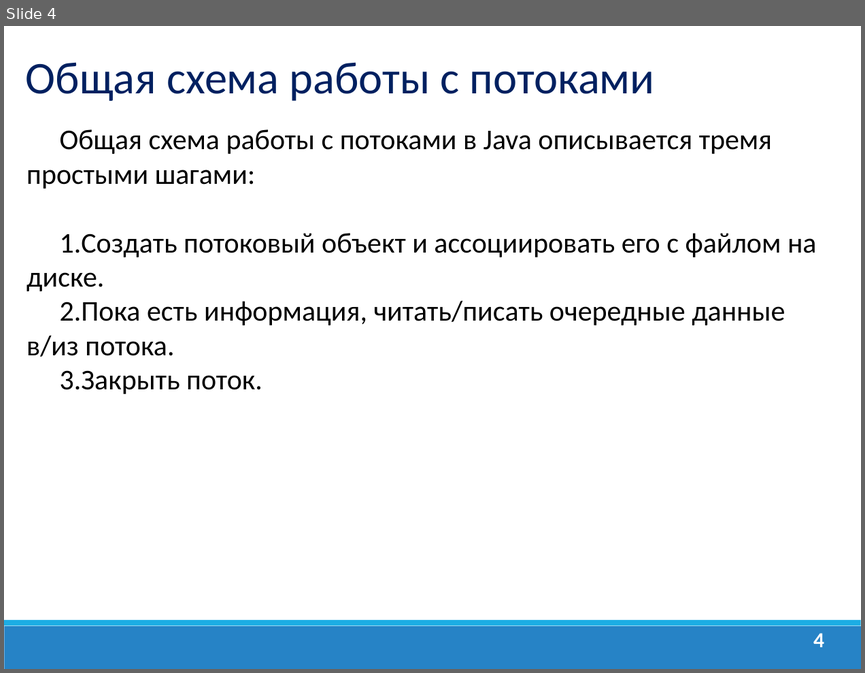
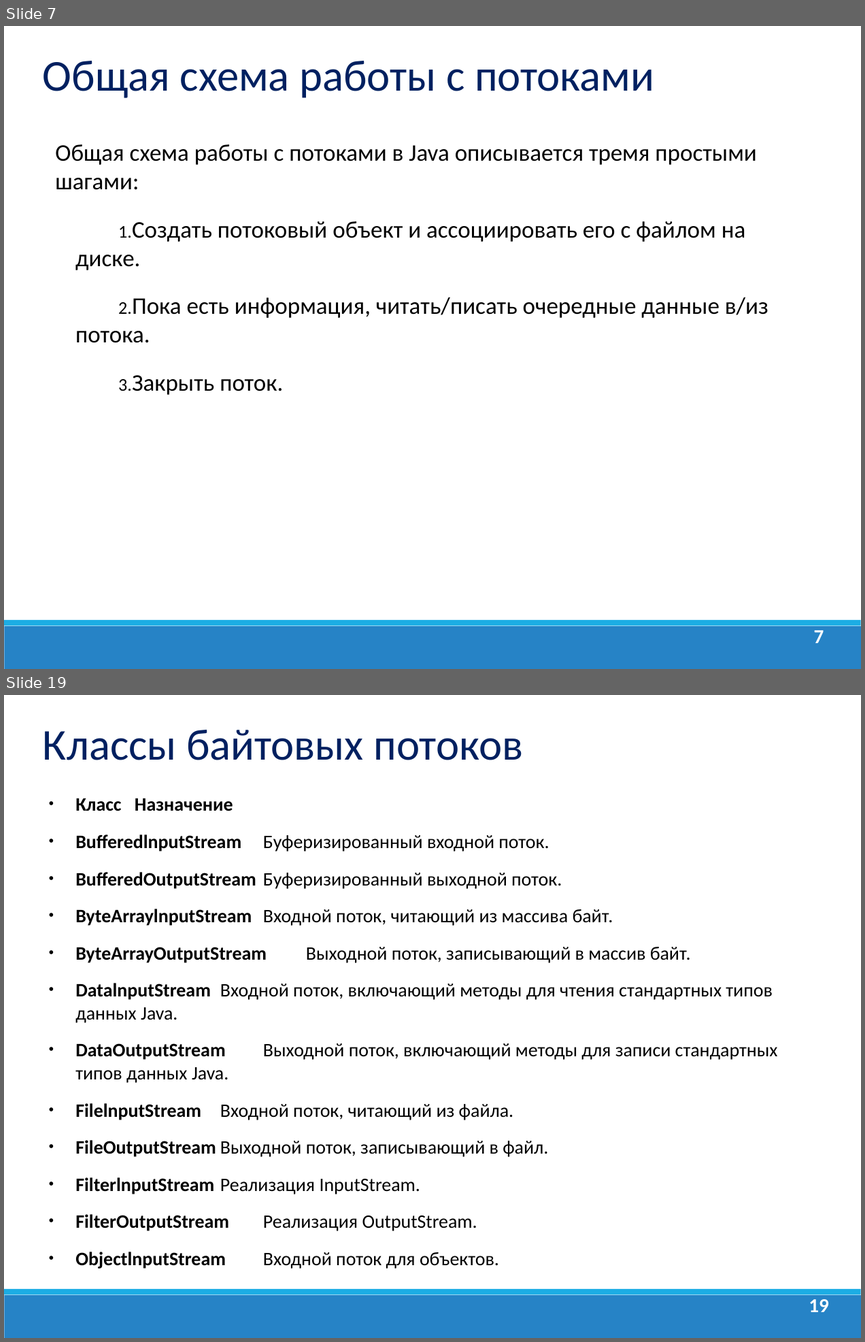
Before and after one commit to dmitry-academy/academy_5220, a slide deck: academy5220/resources/presentations_old/Java_Lection_11.Потоки ввода вывода.ppt. Shown one above the other, each under a label of ours: slide 4 before the commit, slides 7 and 19 after it; the slides between them are not shown. The pictures are 865x673 and 865x1342 pixels, drawn with LibreOffice and Linux fonts; fonts in the diff are those of the drawing; background and template pictures are left out. Boxes give left, top, right and bottom in pixels: in the first picture for what was removed or moved away, otherwise in the second. Text is boxed around its words. In the diff, an @@ line names an element or a change of style, - is before the commit and + after.

```diff
--- a/academy5220/resources/presentations_old/Java_Lection_11.Потоки ввода вывода.ppt
+++ b/academy5220/resources/presentations_old/Java_Lection_11.Потоки ввода вывода.ppt
@@ slide 19 added at box(4, 695, 861, 1338), background #FFFFFF; not listed: 2 template elements that a slide beside it also shows @@
@@ text added at box(43, 730, 523, 760), 37 pt, text #002060 @@
+Классы байтовых потоков
@@ text added at box(75, 798, 772, 1268), 16 pt, text #000000 @@
+• Класс Назначение
+• BufferedlnputStream Буферизированный входной поток.
+• BufferedOutputStream Буферизированный выходной поток.
+• ByteArraylnputStream Входной поток, читающий из массива байт.
+• ByteArrayOutputStream Выходной поток, записывающий в массив байт.
+• DatalnputStream Входной поток, включающий методы для чтения стандартных типов данных Java.
+• DataOutputStream Выходной поток, включающий методы для записи стандартных типов данных Java.
+• FilelnputStream Входной поток, читающий из файла.
+• FileOutputStream Выходной поток, записывающий в файл.
+• FilterlnputStream Реализация InputStream.
+• FilterOutputStream Реализация OutputStream.
+• ObjectlnputStream Входной поток для объектов.
@@ page number added at box(808, 1299, 828, 1312), 16.6 pt, text #FFFFFF, bold @@
+19
@@ what was slide 4 is now slide 7 @@
@@ slide 7 changed as well @@
@@ text "Общая схема работы с потоками": place and size @@
-text "Общая схема работы с потоками" at box(26, 62, 655, 101)
+text "Общая схема работы с потоками" at box(43, 61, 654, 98)
@@ text "Общая схема работы с потоками" at box(43, 61, 654, 98): size 38 to 37 pt; line spacing 1 to 0.9 @@
@@ text "Общая схема работы с потоками ...": place and size @@
-text "Общая схема работы с потоками ..." at box(26, 129, 817, 394)
+text "Общая схема работы с потоками ..." at box(55, 144, 768, 395)
@@ text "Общая схема работы с потоками ..." at box(55, 144, 768, 395): size 24 to 20 pt; indent changed; more space between paragraphs @@
@@ page number at box(814, 630, 824, 643): text changed; size 18 to 16.6 pt @@
-4
+7
```
Also in this commit, not shown: 8 other slides changed, 29 other slides added, 2 slides removed, 18 other files.
